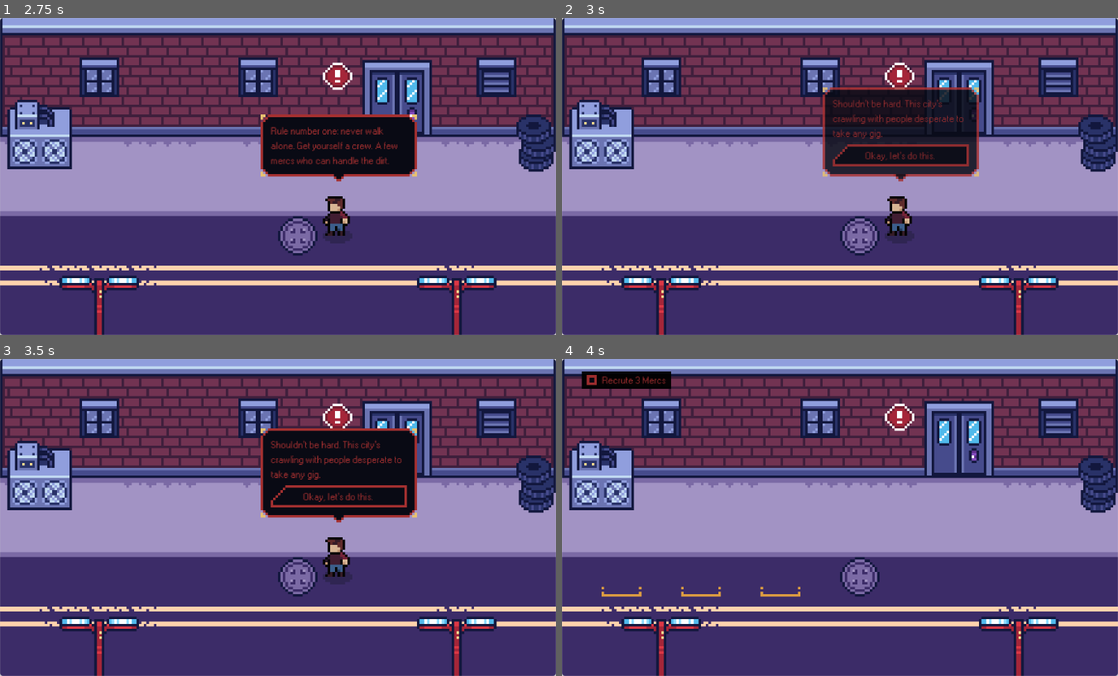
Above: before the commit, frames 1-4 (two rows, left to right).
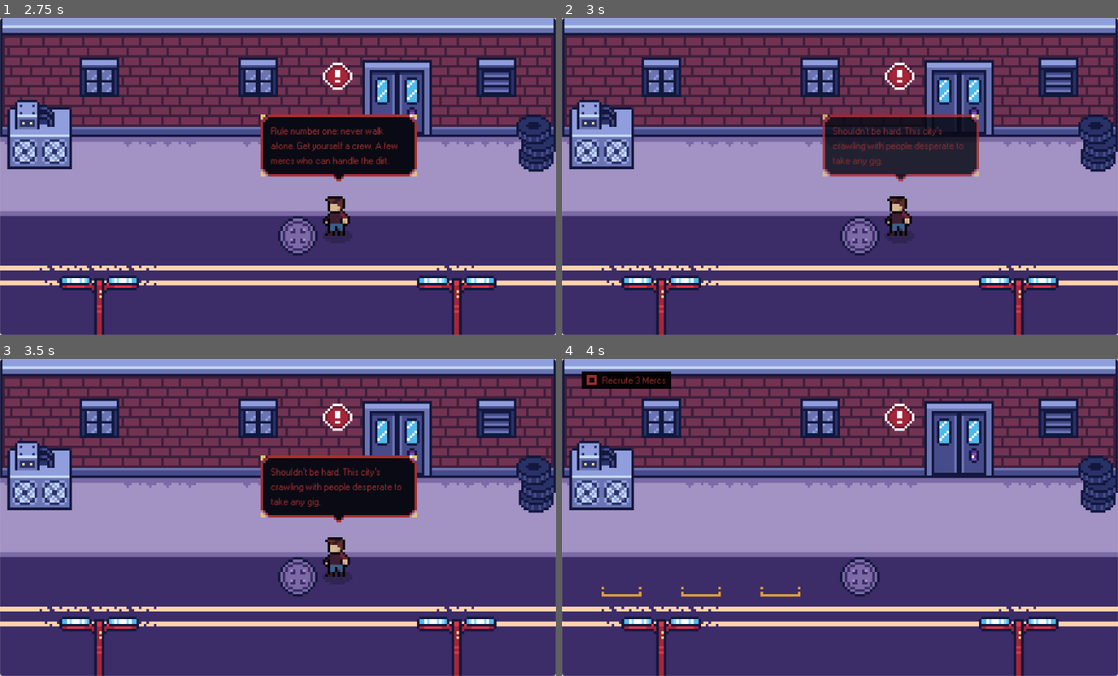
Above: after the commit, the same moments.

Repository: Paraldos/AdventureGame
Game: Godot game, scene res://title_screen/title_screen.tscn
Two runs of this game, one before a commit and one after it. Both use one fixed random seed, a clock stepped at 60 frames per second and the inputs below.
Inputs (mouse positions are in pixels of both pictures, inside the frame that each line leads up to):
- Up to frame 1 (2.75 s): click "Start" at 0.5 s; move the mouse to (400, 160) at 1.27 s; click (278, 176) at 2 s
- Up to frame 2 (3 s): tap Enter at 2.75 s; move the mouse to (728, 192) at 2.77 s
- Up to frame 3 (3.5 s): no input
- Up to frame 4 (4 s): click (901, 495) at 3.5 s, where only the run before the commit has a clickable "Okay, let's do this."

Frame 1 is identical in both runs. In frame 2, 3.9% of the frame differs, in the area x 46-75%, y 21-47%; in frame 3, 4.0%; in frame 4, nothing differs.

Commit message:
refined quest manager

Diff:
--- a/dialog_manager/dialog_manager.gd
+++ b/dialog_manager/dialog_manager.gd
@@ -32,8 +32,8 @@
 
 func next_step( dialog ):
 	current_bubble.queue_free()
-	if dialog.open_quest:
-		QuestManager.open_quest(dialog.open_quest)
+	if dialog.start_quest:
+		SignalManager.start_quest.emit(dialog.start_quest)
 	if dialog.start_recruting:
 		start_recurting()
 	if dialog.target_id:
--- a/dialog_manager/dialog_manager.tscn
+++ b/dialog_manager/dialog_manager.tscn
@@ -1,16 +1,8 @@
-[gd_scene load_steps=6 format=3 uid="uid://j3eaeq126b3d"]
+[gd_scene load_steps=4 format=3 uid="uid://j3eaeq126b3d"]
 
 [ext_resource type="Script" uid="uid://3vcc6vsw433v" path="res://dialog_manager/dialog_manager.gd" id="1_jch72"]
 [ext_resource type="Script" uid="uid://vqv617lov561" path="res://dialog_manager/resources/dialog.gd" id="2_1ku4q"]
 [ext_resource type="PackedScene" uid="uid://bgr7yd4sct3b7" path="res://npcs/bug.tscn" id="3_65if4"]
-[ext_resource type="Script" uid="uid://c4papynmlhc0q" path="res://dialog_manager/resources/dialog_option.gd" id="4_m5bya"]
-
-[sub_resource type="Resource" id="Resource_cbvse"]
-script = ExtResource("4_m5bya")
-text = "Okay, let's do this."
-start_recruting = true
-open_quest = "Recruite3Mercs"
-metadata/_custom_type_script = "uid://c4papynmlhc0q"
 
 [node name="DialogManager" type="CanvasLayer"]
 script = ExtResource("1_jch72")
@@ -45,7 +37,8 @@
 [node name="Start3" type="Node" parent="Test"]
 script = ExtResource("2_1ku4q")
 text = "Shouldn’t be hard. This city’s crawling with people desperate to take any gig."
-options = Array[ExtResource("4_m5bya")]([SubResource("Resource_cbvse")])
+start_recruting = true
+start_quest = "Recruite3Mercs"
 speaker = 3
 metadata/_custom_type_script = "uid://vqv617lov561"
 
--- a/dialog_manager/resources/dialog.gd
+++ b/dialog_manager/resources/dialog.gd
@@ -10,7 +10,7 @@
 @export var options : Array[DialogOption]
 @export var target_id : String
 @export var start_recruting = false
-@export var open_quest : String
+@export var start_quest : String
 
 @export_group("Speaker")
 @export var speaker : Speakers
--- a/dialog_manager/resources/dialog_option.gd
+++ b/dialog_manager/resources/dialog_option.gd
@@ -4,4 +4,4 @@
 @export var text : String
 @export var target_id : String
 @export var start_recruting = false
-@export var open_quest : String
+@export var start_quest : String
--- a/quest_manager/quest.gd
+++ b/quest_manager/quest.gd
@@ -2,6 +2,7 @@
 class_name Quest
 
 enum QuestTypes { RECRUITE_MERCS }
+enum QuestStates { NONE, OPEN, SOLVED, FINISHED, FAILED }
 
 @onready var quest_open: TextureRect = %QuestOpen
 @onready var quest_done: TextureRect = %QuestDone
@@ -13,31 +14,38 @@
 @export var required_amount = 0
 @export var follow_up_dialog : String
 
-var open = false
-var solved = false
+var quest_state = QuestStates.FAILED :
+	set(new_state):
+		if new_state == quest_state: return
+		visible = new_state == QuestStates.OPEN or new_state == QuestStates.SOLVED
+		quest_open.visible = new_state == QuestStates.OPEN
+		quest_done.visible = new_state == QuestStates.SOLVED
+		quest_state = new_state
 
 func _ready() -> void:
-	SignalManager.merc_recruited.connect(update)
-	visible = false
-	quest_done.visible = false
+	SignalManager.start_quest.connect(_on_start_quest)
+	SignalManager.merc_recruited.connect(_update)
+	quest_state = QuestStates.NONE
 	label.text = title
 
-func open_quest():
-	visible = true
-	quest_open.visible = true
+func _on_start_quest(quest_id : String):
+	if quest_id != name: return
 	animation_player.play('fade_in')
+	quest_state = QuestStates.OPEN
 	GameData.open_quests.append(name)
 
-func solve_quest():
-	visible = false
+func finish_quest():
+	animation_player.play_backwards('fade_in')
+	await animation_player.animation_finished
+	quest_state = QuestStates.FINISHED
+
+func quit_quest():
 	GameData.closed_quests.append(name)
 
-func quit_quest():
-	pass
-
 # ================================================ update
-func update():
+func _update():
 	if quest_type == QuestTypes.RECRUITE_MERCS && _recruite_mercs_check():
+		quest_state = QuestStates.SOLVED
 		DialogManager.add_dialog_to_game_data(follow_up_dialog)
 
 func _recruite_mercs_check():
--- a/quest_manager/quest_manager.gd
+++ b/quest_manager/quest_manager.gd
@@ -1,15 +1 @@
 extends CanvasLayer
-
-@onready var list_of_quests: VBoxContainer = %ListOfQuests
-
-func open_quest(quest_id):
-	var quest = list_of_quests.get_node(quest_id)
-	quest.open_quest()
-
-func solve_quest(quest_id):
-	var quest = list_of_quests.get_node(quest_id)
-	quest.solve_quest()
-
-func quit_quest(quest_id):
-	var quest = list_of_quests.get_node(quest_id)
-	quest.quit_quest()
--- a/singeltons/signal_manager.gd
+++ b/singeltons/signal_manager.gd
@@ -8,3 +8,4 @@
 signal state_changed
 signal deselect_slot_btn
 signal merc_recruited
+signal start_quest(quest_id : String)
